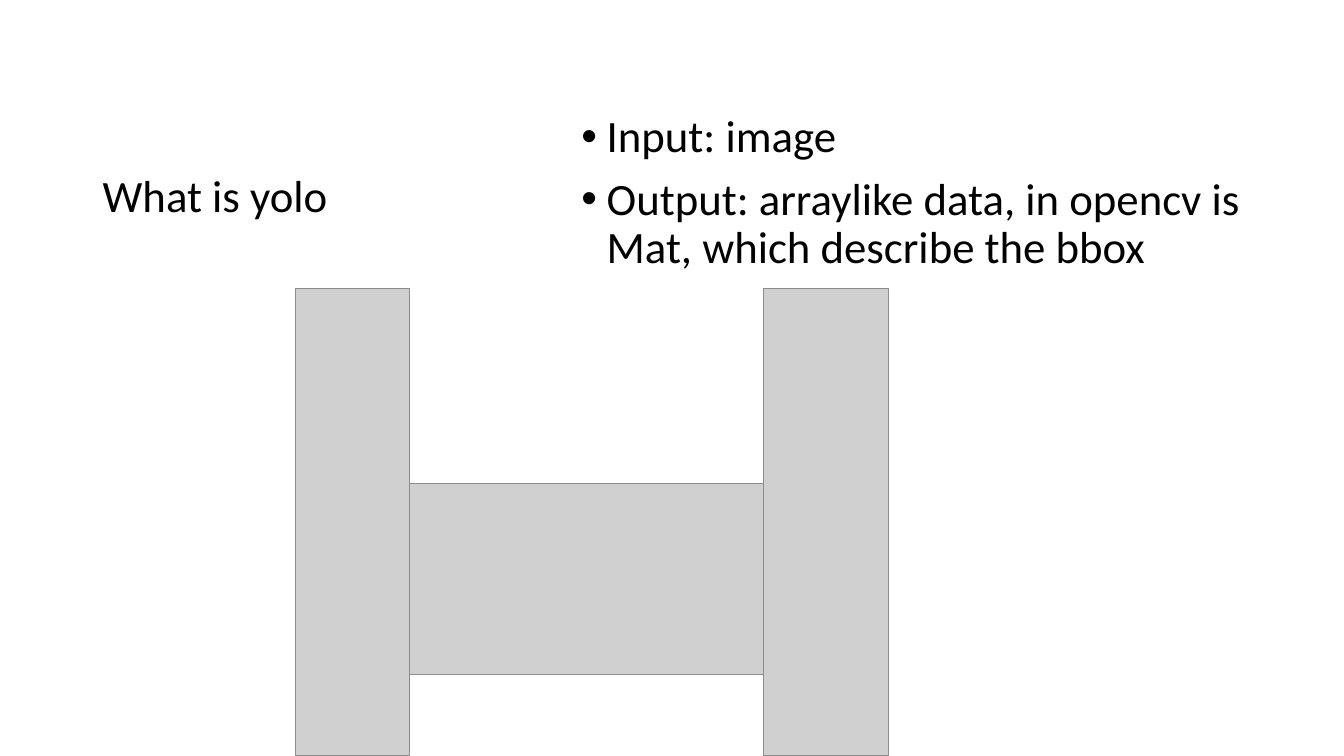
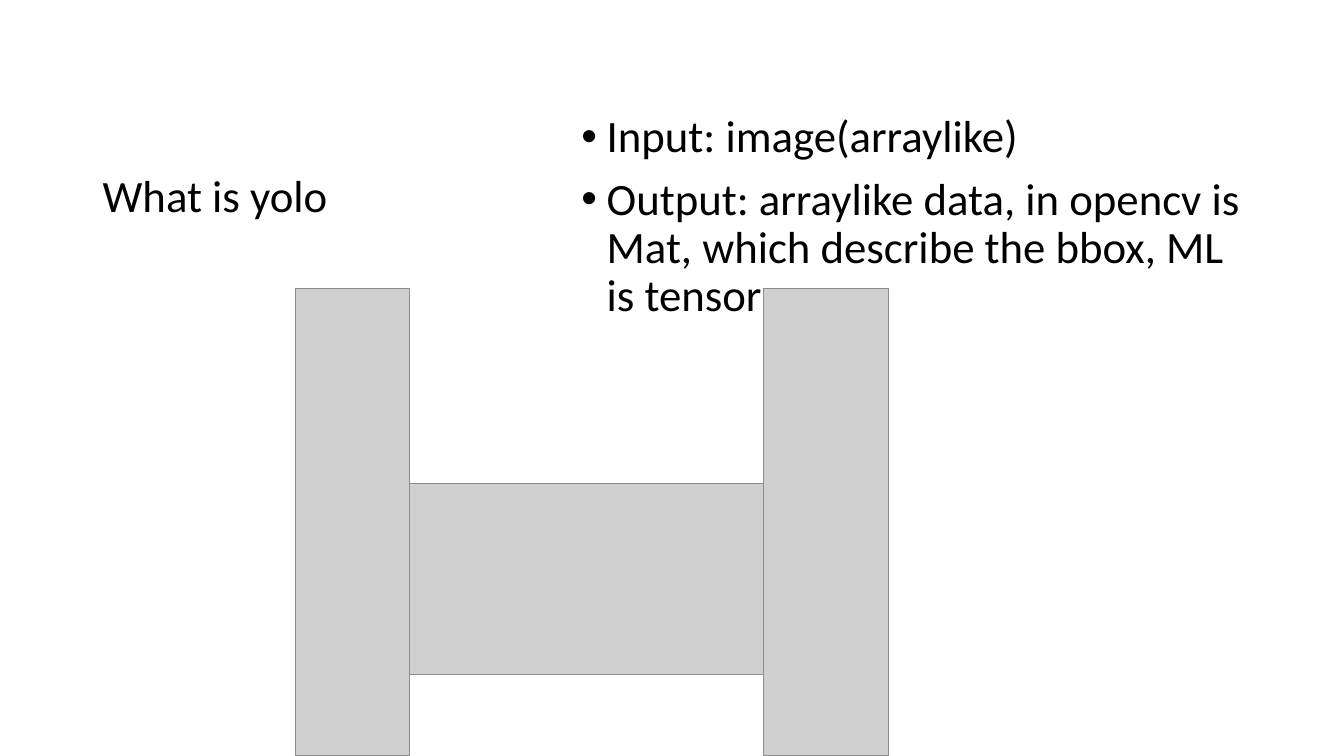
Before and after one commit to MeowOhMeow/CHIPI-CHIPI-CHAPA-CHAPA-DUBI-DUBI-DABA-DABA, a slide deck: slide 7 of ppts/Detector.pptx (slide 4 before the commit). Drawn at 1344x756 pixels with LibreOffice and Linux fonts; fonts in the diff are those of the drawing; grey boxes stand for pictures. Boxes give left, top, right and bottom in pixels: in the first picture for what was removed or moved away, otherwise in the second. Text is boxed around its words. In the diff, an @@ line names an element or a change of style, - is before the commit and + after.

```diff
--- a/ppts/Detector.pptx
+++ b/ppts/Detector.pptx
@@ text at box(607, 119, 1240, 312): text changed @@
-• Input: image
-• Output: arraylike data, in opencv is Mat, which describe the bbox
+• Input: image(arraylike)
+• Output: arraylike data, in opencv is Mat, which describe the bbox, ML is tensor
```
Also in this commit, not shown: 1 other slide changed, 4 slides added, 1 other file.
